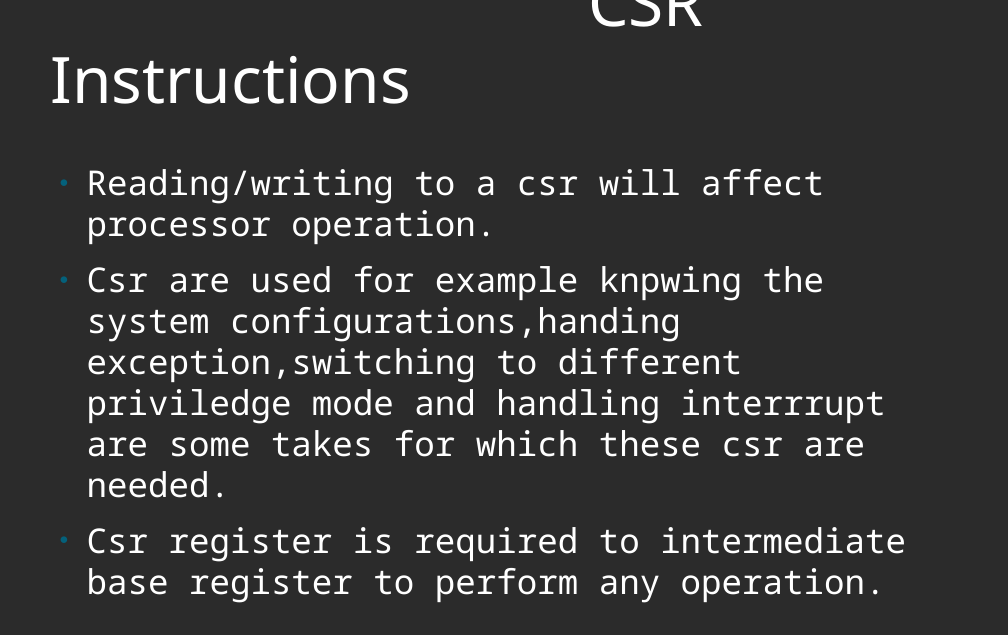
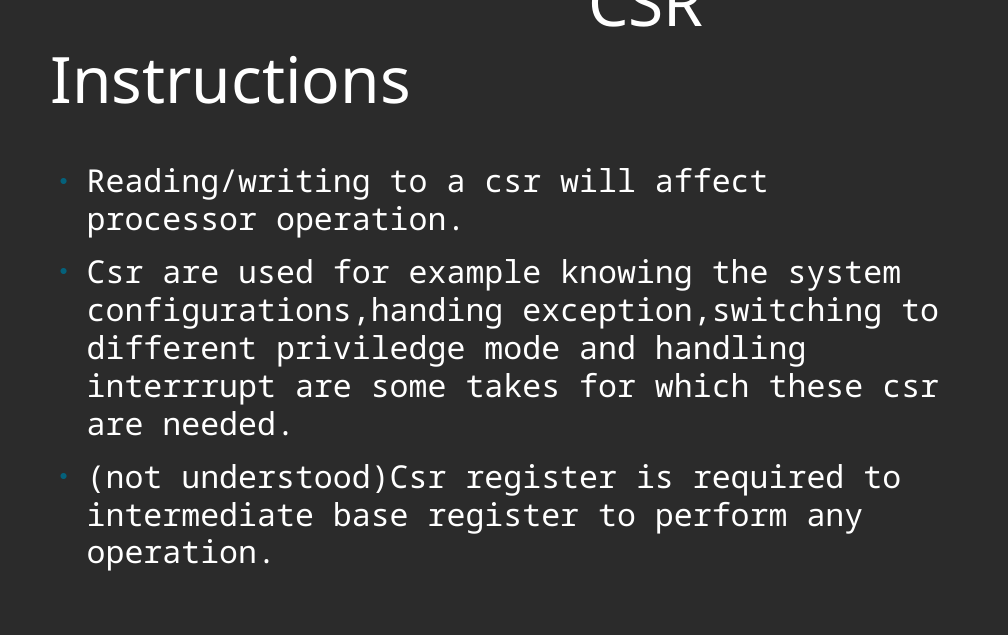
Before and after one commit to murthuja1708/desd_class, a slide deck: slide 17 of RISCV.odp (slide 20 before the commit). Drawn at 1008x635 pixels with LibreOffice and Linux fonts; fonts in the diff are those of the drawing; background and template pictures are left out; a plain dark background stands for a picture behind light text. Boxes give left, top, right and bottom in pixels: in the first picture for what was removed or moved away, otherwise in the second. Text is boxed around its words. In the diff, an @@ line names an element or a change of style, - is before the commit and + after.

Commit message:
remove build process slides made few changes

```diff
--- a/RISCV.odp
+++ b/RISCV.odp
@@ text at bbox=[87, 168, 769, 238]: size 32 to 29.6 pt in "Reading/writing to a csr will affect processor ..." @@
@@ text at bbox=[87, 259, 939, 571]: text changed; size 32 to 29.6 pt @@
-● Csr are used for example knpwing the system configurations,handing exception,switching to different priviledge mode and handling interrrupt are some takes for which these csr are needed.
-● Csr register is required to intermediate base register to perform any operation.
+● Csr are used for example knowing the system configurations,handing exception,switching to different priviledge mode and handling interrrupt are some takes for which these csr are needed.
+● (not understood)Csr register is required to intermediate base register to perform any operation.
```
Also in this commit, not shown: 4 other slides changed, 3 slides removed.
